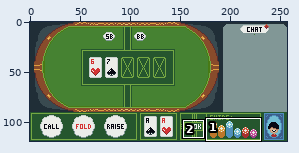
One commit to this pixel-art file: aseprite_files/Poker Party Gameplay Mock Up.aseprite. The picture above shows the old version from afar; the outline marks the close-up.
Close-up. As it was:
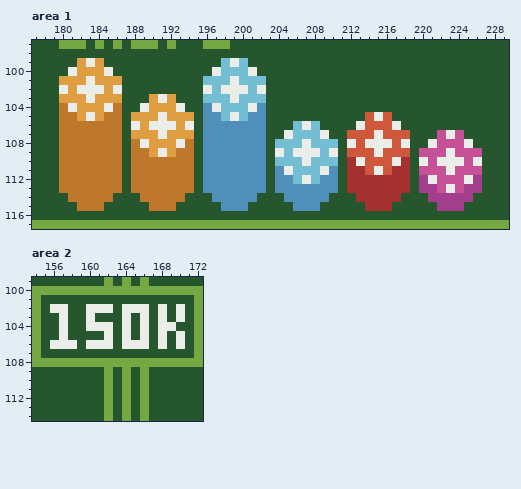
257x119 pixels, 1 frame. Shown: area 1: x 177..229, y 97..117; area 2: x 154..172, y 99..114. The commit also changed other parts of the picture, which this record leaves out.
After:
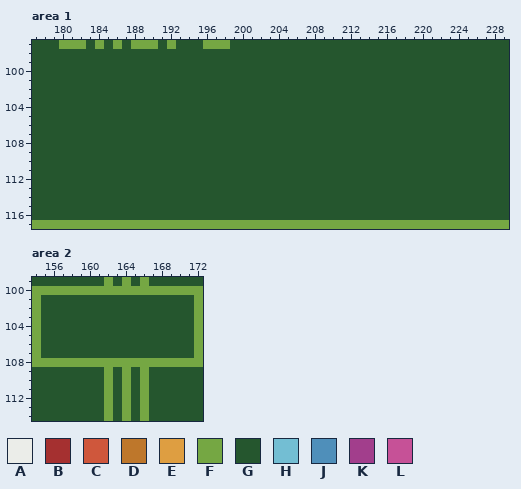
Palette (. is transparent): A #ebede9  B #a53030  C #cf573c  D #be772b  E #de9e41  F #75a743  G #25562e  H #73bed3  J #4f8fba  K #a23e8c  L #c65197
Change:
Changed rows in their new state; - is an unchanged pixel.
Area 1, layer "Layer 1":
first column x 180:
 99 --GGG-------------GGG--------------------------
100 -GGGGG-----------GGGGG-------------------------
101 GGGGGGG---------GGGGGGG------------------------
102 GGGGGGG---------GGGGGGG------------------------
103 GGGGGGG---GGG---GGGGGGG------------------------
104 GGGGGGG--GGGGG--GGGGGGG------------------------
105 GGGGGGG-GGGGGGG-GGGGGGG-----------GGG----------
106 GGGGGGG-GGGGGGG-GGGGGGG---GGG----GGGGG---------
107 GGGGGGG-GGGGGGG-GGGGGGG--GGGGG--GGGGGGG---GGG--
108 GGGGGGG-GGGGGGG-GGGGGGG-GGGGGGG-GGGGGGG--GGGGG-
109 GGGGGGG-GGGGGGG-GGGGGGG-GGGGGGG-GGGGGGG-GGGGGGG
110 GGGGGGG-GGGGGGG-GGGGGGG-GGGGGGG-GGGGGGG-GGGGGGG
111 GGGGGGG-GGGGGGG-GGGGGGG-GGGGGGG-GGGGGGG-GGGGGGG
112 GGGGGGG-GGGGGGG-GGGGGGG-GGGGGGG-GGGGGGG-GGGGGGG
113 GGGGGGG-GGGGGGG-GGGGGGG-GGGGGGG-GGGGGGG-GGGGGGG
114 -GGGGG---GGGGG---GGGGG---GGGGG---GGGGG---GGGGG-
115 --GGG-----GGG-----GGG-----GGG-----GGG-----GGG--
Area 2, layer "Layer 1":
first column x 156:
102 GG--GGG-GGG-G-G
103 -G--G---G-G-G-G
104 -G--GGG-G-G-GG-
105 -G----G-G-G-G-G
106 GGG-GGG-GGG-G-G
Boxes around the changes in both close-ups, in picture pixels (x1, y1, x2, y2):
changed: (59, 58, 482, 211)
changed: (50, 304, 185, 349)
